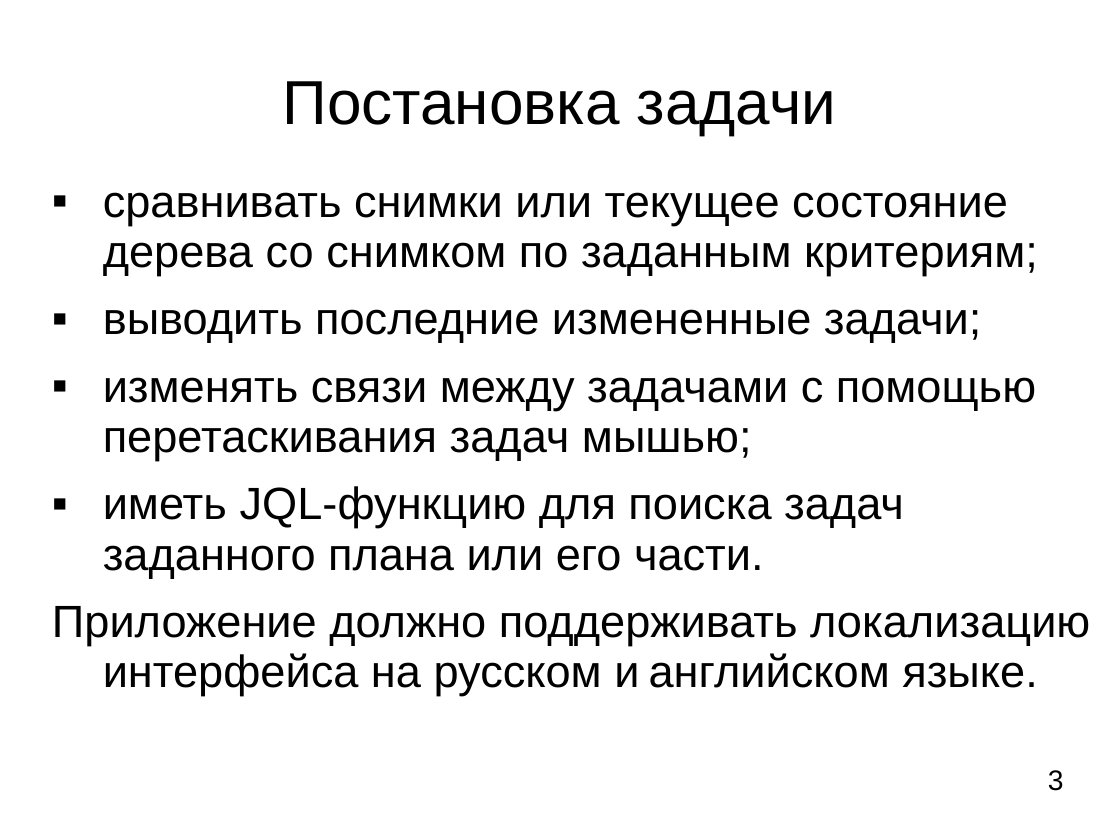
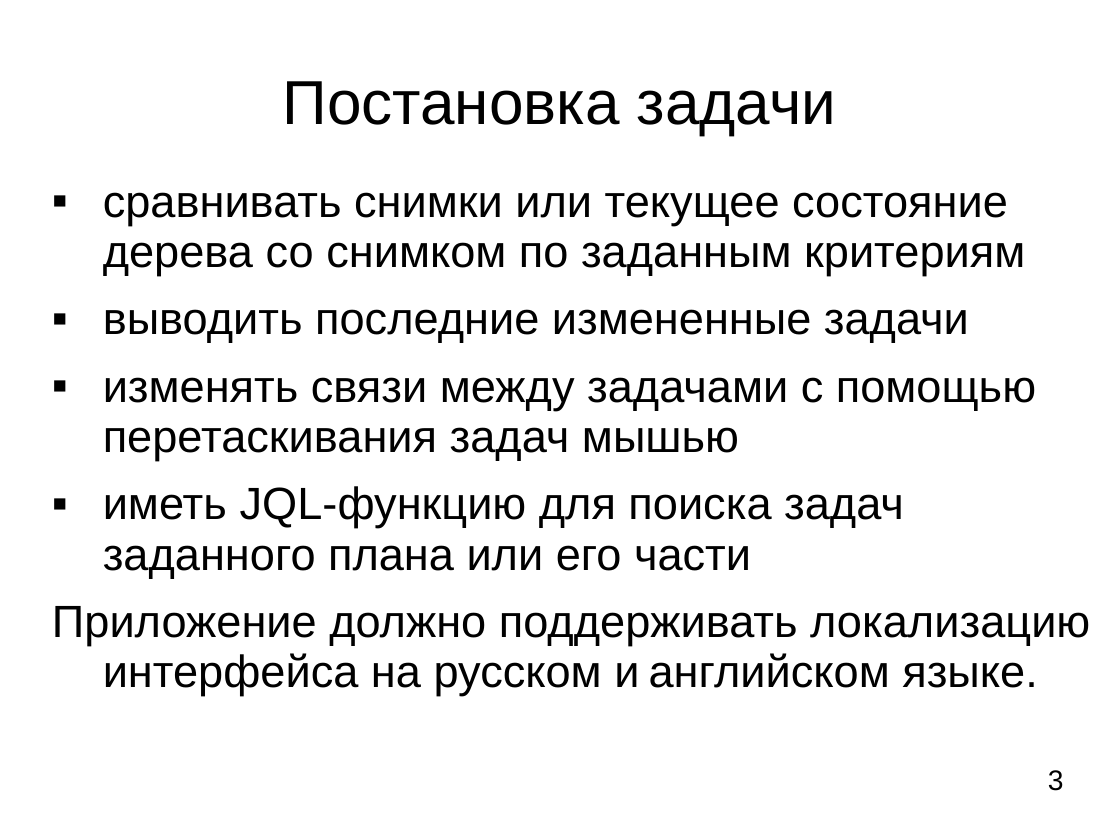
Before and after one commit to LilyTs/Diplom, a slide deck: slide 3 of Цаплина_(Дипломная).ppt. Drawn at 1120x840 pixels with LibreOffice and Linux fonts; fonts in the diff are those of the drawing. Boxes give left, top, right and bottom in pixels: in the first picture for what was removed or moved away, otherwise in the second. Text is boxed around its words. In the diff, an @@ line names an element or a change of style, - is before the commit and + after.

```diff
--- a/Цаплина_(Дипломная).ppt
+++ b/Цаплина_(Дипломная).ppt
@@ text at bbox=[103, 192, 1036, 578]: text changed @@
-▪ сравнивать снимки или текущее состояние дерева со снимком по заданным критериям;
-▪ выводить последние измененные задачи;
-▪ изменять связи между задачами с помощью перетаскивания задач мышью;
-▪ иметь JQL-функцию для поиска задач заданного плана или его части.
+▪ сравнивать снимки или текущее состояние дерева со снимком по заданным критериям
+▪ выводить последние измененные задачи
+▪ изменять связи между задачами с помощью перетаскивания задач мышью
+▪ иметь JQL-функцию для поиска задач заданного плана или его части
```
Also in this commit, not shown: 7 other slides changed, 4 slides added, 13 slides removed, 2 other files.
